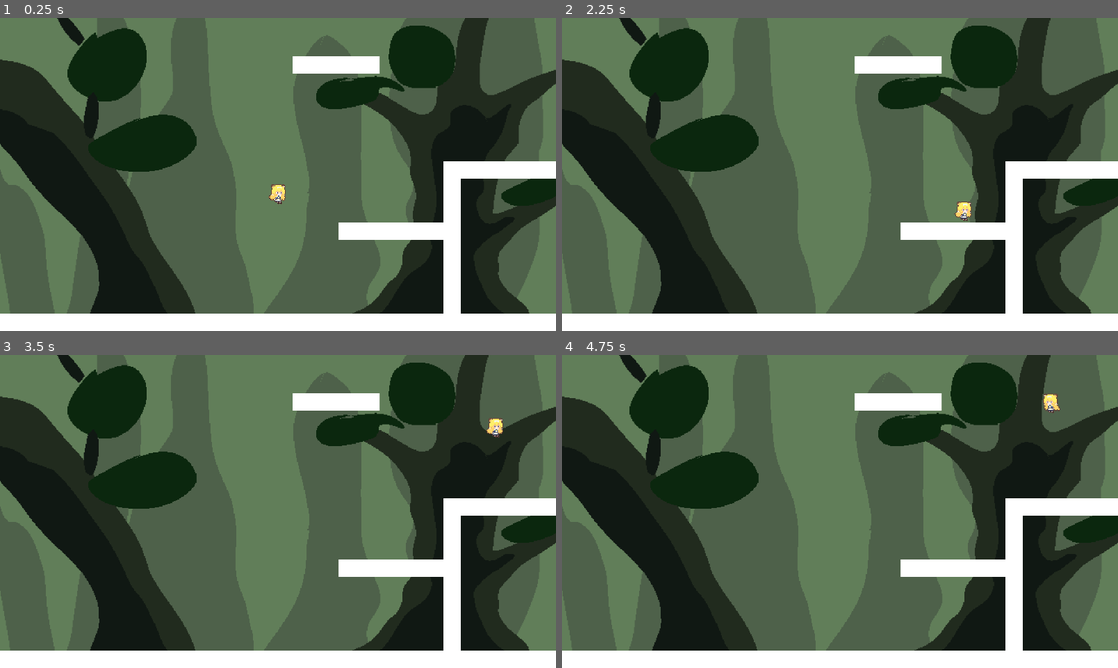
Above: before the commit, frames 1-4 (two rows, left to right).
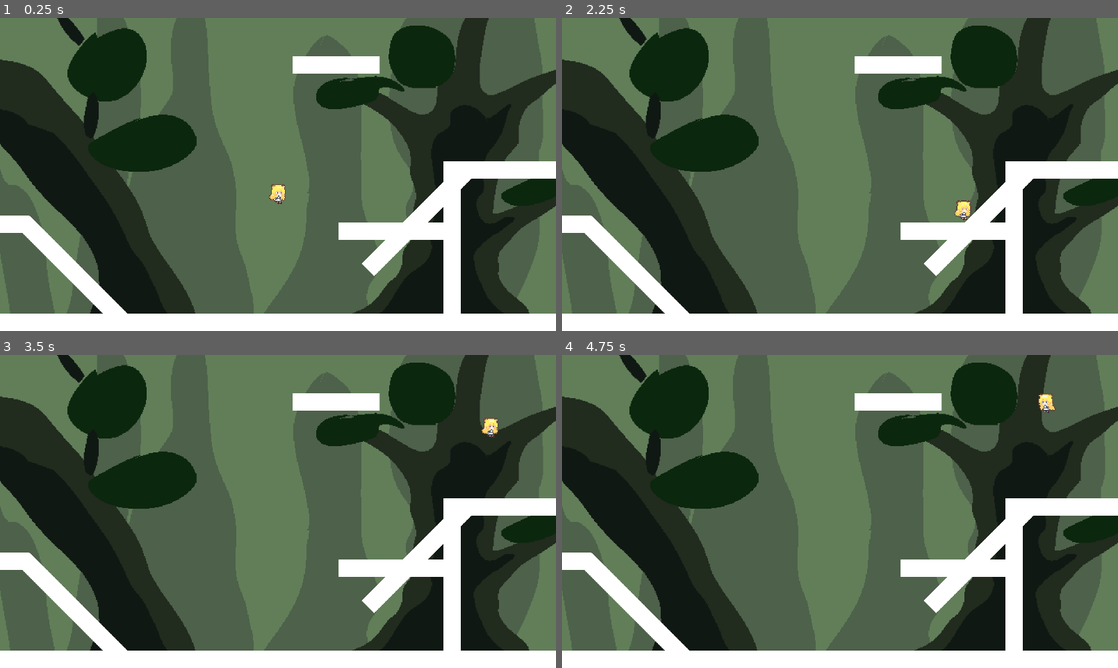
Above: after the commit, the same moments.

Repository: FluffyLuffie/JumpRegu
Game: Godot game, scene res://scenes/GameWorld.tscn
Two runs of this game, one before a commit and one after it. Both use one fixed random seed, a clock stepped at 60 frames per second and the inputs below.
Inputs:
- Up to frame 1 (0.25 s): no input
- Up to frame 2 (2.25 s): hold Space (jump) 0.53-1.28 s; hold D (right) 0.53-2.03 s; tap Enter at 1.25 s; tap Space (jump) at 1.35, 1.52, 1.82 s; hold A (left) from 2.03 s (still down); hold Space (jump) from 2.03 s (still down)
- Up to frame 3 (3.5 s): release A (left) at 2.78 s; release Space (jump) at 2.78 s; hold D (right) from 2.78 s (still down); tap Space (jump) at 2.85, 3.02, 3.32 s
- Up to frame 4 (4.75 s): hold Space (jump) 3.53-4.28 s; tap Enter at 4.25 s; release D (right) at 4.28 s; hold A (left) from 4.28 s (still down); tap Space (jump) at 4.35, 4.52 s

The runs differ from the first frame. In frame 1, 2.4% of the frame differs, in the area x 0-85%, y 51-95%; in frame 2, 2.5%; in frame 3, 2.6%, in the area x 0-91%, y 20-95%; in frame 4, 2.6%.

Commit message:
slope and ceiling detection

Diff:
--- a/scenes/Regu.tscn
+++ b/scenes/Regu.tscn
@@ -8,7 +8,7 @@
 [ext_resource path="res://soundEffects/land.wav" type="AudioStream" id=6]
 
 [sub_resource type="RectangleShape2D" id=1]
-extents = Vector2( 6, 11 )
+extents = Vector2( 4, 11 )
 
 [node name="Regu" type="KinematicBody2D"]
 script = ExtResource( 1 )
--- a/scenes/levels/Level0_0.tscn
+++ b/scenes/levels/Level0_0.tscn
@@ -1,13 +1,7 @@
-[gd_scene load_steps=10 format=2]
+[gd_scene load_steps=11 format=2]
 
 [ext_resource path="res://sprites/temp.png" type="Texture" id=1]
 [ext_resource path="res://sprites/backgrounds/0.png" type="Texture" id=2]
-
-[sub_resource type="RectangleShape2D" id=4]
-extents = Vector2( 10, 180 )
-
-[sub_resource type="RectangleShape2D" id=5]
-extents = Vector2( 10, 180 )
 
 [sub_resource type="RectangleShape2D" id=1]
 extents = Vector2( 320, 10 )
@@ -19,31 +13,21 @@
 extents = Vector2( 60, 10 )
 
 [sub_resource type="RectangleShape2D" id=7]
-extents = Vector2( 100, 10 )
+extents = Vector2( 55, 10 )
 
 [sub_resource type="RectangleShape2D" id=6]
 extents = Vector2( 50, 10 )
 
+[sub_resource type="RectangleShape2D" id=8]
+extents = Vector2( 80, 10 )
+
+[sub_resource type="RectangleShape2D" id=9]
+extents = Vector2( 80, 10 )
+
+[sub_resource type="RectangleShape2D" id=10]
+extents = Vector2( 50, 10 )
+
 [node name="Level0_0" type="Node2D"]
-
-[node name="StaticBody2D5" type="StaticBody2D" parent="."]
-position = Vector2( -330, 0 )
-__meta__ = {
-"_edit_group_": true
-}
-
-[node name="CollisionShape2D" type="CollisionShape2D" parent="StaticBody2D5"]
-shape = SubResource( 4 )
-
-[node name="StaticBody2D6" type="StaticBody2D" parent="."]
-position = Vector2( 330, 0 )
-__meta__ = {
-"_edit_group_": true
-}
-
-[node name="CollisionShape2D" type="CollisionShape2D" parent="StaticBody2D6"]
-shape = SubResource( 5 )
-disabled = true
 
 [node name="Sprite" type="Sprite" parent="."]
 texture = ExtResource( 2 )
@@ -88,13 +72,13 @@
 shape = SubResource( 3 )
 
 [node name="StaticBody2D4" type="StaticBody2D" parent="."]
-position = Vector2( 310, -5 )
+position = Vector2( 265, -5 )
 __meta__ = {
 "_edit_group_": true
 }
 
 [node name="Sprite" type="Sprite" parent="StaticBody2D4"]
-scale = Vector2( 100, 10 )
+scale = Vector2( 55, 10 )
 texture = ExtResource( 1 )
 
 [node name="CollisionShape2D" type="CollisionShape2D" parent="StaticBody2D4"]
@@ -112,3 +96,44 @@
 
 [node name="CollisionShape2D" type="CollisionShape2D" parent="StaticBody2D7"]
 shape = SubResource( 6 )
+
+[node name="StaticBody2D5" type="StaticBody2D" parent="."]
+position = Vector2( -236, 111 )
+rotation = 0.785398
+__meta__ = {
+"_edit_group_": true
+}
+
+[node name="Sprite" type="Sprite" parent="StaticBody2D5"]
+scale = Vector2( 80, 10 )
+texture = ExtResource( 1 )
+
+[node name="CollisionShape2D" type="CollisionShape2D" parent="StaticBody2D5"]
+shape = SubResource( 8 )
+
+[node name="StaticBody2D6" type="StaticBody2D" parent="."]
+position = Vector2( 160, 53 )
+rotation = -0.785398
+__meta__ = {
+"_edit_group_": true
+}
+
+[node name="Sprite" type="Sprite" parent="StaticBody2D6"]
+scale = Vector2( 80, 10 )
+texture = ExtResource( 1 )
+
+[node name="CollisionShape2D" type="CollisionShape2D" parent="StaticBody2D6"]
+shape = SubResource( 9 )
+
+[node name="StaticBody2D8" type="StaticBody2D" parent="."]
+position = Vector2( -336, 57 )
+__meta__ = {
+"_edit_group_": true
+}
+
+[node name="Sprite" type="Sprite" parent="StaticBody2D8"]
+scale = Vector2( 50, 10 )
+texture = ExtResource( 1 )
+
+[node name="CollisionShape2D" type="CollisionShape2D" parent="StaticBody2D8"]
+shape = SubResource( 10 )
--- a/scenes/levels/Level0_1.tscn
+++ b/scenes/levels/Level0_1.tscn
@@ -21,7 +21,7 @@
 [node name="Foreground" type="Sprite" parent="."]
 
 [node name="StaticBody2D" type="StaticBody2D" parent="."]
-position = Vector2( 213, 130 )
+position = Vector2( 220, 130 )
 __meta__ = {
 "_edit_group_": true
 }
@@ -34,7 +34,7 @@
 shape = SubResource( 1 )
 
 [node name="StaticBody2D2" type="StaticBody2D" parent="."]
-position = Vector2( -258, 52 )
+position = Vector2( -260, 50 )
 __meta__ = {
 "_edit_group_": true
 }
--- a/scripts/GameStates.gd
+++ b/scripts/GameStates.gd
@@ -17,7 +17,7 @@
 	game_vp = get_node("/root/GameWorld/ViewportContainer/Viewport")
 	current_level = get_node("/root/GameWorld/ViewportContainer/Viewport/Level0_0")
 
-func load_level(delta_x:int, delta_y:int):
+func load_level(delta_x:int, delta_y:int) -> bool:
 	var next_level_x:int = level_x + delta_x
 	var next_level_y:int = level_y + delta_y
 	var next_level_path = "res://scenes/levels/Level" + str(next_level_x) + "_" + str(next_level_y) + ".tscn"
@@ -30,3 +30,5 @@
 		current_level = load(next_level_path).instance()
 		game_vp.add_child(current_level)
 		game_vp.move_child(current_level, 1)
+		return true
+	return false
--- a/scripts/Regu.gd
+++ b/scripts/Regu.gd
@@ -18,6 +18,7 @@
 var velocity:Vector2 = Vector2()
 var jump_charging:bool = false
 var jump_charge:int = 0
+var sliding:bool = false
 
 var state = State.idle
 var animation_timer:float = 0.0
@@ -34,57 +35,73 @@
 	if Input.is_action_just_pressed("jump"):
 			jump_charging = true
 
+	sliding = false
 	if is_on_floor():
-		#if falling fast, splat
-		if state == State.fall or state == State.stun:
-			if velocity.y >= terminal_velocity:
-				soundSplat.play()
-				state = State.splat
+		#if on flat ground
+		if get_floor_normal().x == 0.0:
+			#if falling fast, splat
+			if state == State.fall or state == State.stun:
+				if velocity.y >= terminal_velocity:
+					soundSplat.play()
+					state = State.splat
+				else:
+					soundLand.play()
+
+			velocity = Vector2()
+			if jump_charging and Input.is_action_pressed("jump"):
+				if jump_charge < max_jump_charge:
+					jump_charge += 1
+					state = State.charge
 			else:
-				soundLand.play()
+				if jump_charging and Input.is_action_just_released("jump"):
+					soundJump.play()
+					velocity.y = -((float(jump_charge) / max_jump_charge) * (max_jump_speed - min_jump_speed) + min_jump_speed)
+					state = State.rise
+					if Input.is_action_pressed("right"):
+						velocity.x = jump_speed
+					if Input.is_action_pressed("left"):
+						velocity.x -= jump_speed
+				else:
+					if Input.is_action_just_pressed("left") or Input.is_action_just_pressed("right"):
+						animation_timer = 0.0
 
-		velocity = Vector2()
-		if jump_charging and Input.is_action_pressed("jump"):
-			if jump_charge < max_jump_charge:
-				jump_charge += 1
-				state = State.charge
+					if Input.is_action_pressed("right"):
+						velocity.x = walk_speed
+					if Input.is_action_just_pressed("left"):
+						velocity.x -= walk_speed
+
+					if velocity.x != 0.0:
+						state = State.walk
+					elif state != State.splat:
+						state = State.idle
+			if velocity.x > 0.0:
+				sprite.flip_h = false
+			elif velocity.x < 0.0:
+				sprite.flip_h = true
+		#if on slope
 		else:
-			if jump_charging and Input.is_action_just_released("jump"):
-				soundJump.play()
-				velocity.y = -((float(jump_charge) / max_jump_charge) * (max_jump_speed - min_jump_speed) + min_jump_speed)
-				state = State.rise
-				if Input.is_action_pressed("right"):
-					velocity.x = jump_speed
-				if Input.is_action_pressed("left"):
-					velocity.x -= jump_speed
+			sliding = true
+			state = State.stun
+			velocity.y = min(velocity.y + GameStates.gravity * delta / 2.0, terminal_velocity / 2.0)
+			#if slide right
+			if get_floor_normal().x > 0.0:
+				velocity.x = min(velocity.x + GameStates.gravity * delta / 2.0, terminal_velocity / 2.0)
 			else:
-				if Input.is_action_just_pressed("left") or Input.is_action_just_pressed("right"):
-					animation_timer = 0.0
+				velocity.x = max(velocity.x - GameStates.gravity * delta / 2.0, -terminal_velocity / 2.0)
 
-				if Input.is_action_pressed("right"):
-					velocity.x = walk_speed
-				if Input.is_action_pressed("left"):
-					velocity.x -= walk_speed
-
-				if velocity.x != 0.0:
-					state = State.walk
-				elif state != State.splat:
-					state = State.idle
-		if velocity.x > 0.0:
-			sprite.flip_h = false
-		elif velocity.x < 0.0:
-			sprite.flip_h = true
 	else:
 		jump_charge = 0
-
-		if is_on_ceiling():
-			soundBump.play()
-			velocity.y = -velocity.y / 2.0
 
 		if is_on_wall() and velocity.x != 0.0:
 			soundBump.play()
 			state = State.stun
 			velocity.x = -velocity.x / 2.0
+		elif is_on_ceiling() and velocity.y < 0.0:
+			soundBump.play()
+			velocity.y = -velocity.y / 2.0
+			var col = get_last_slide_collision()
+			if col.normal.x != 0.0:
+				velocity.x = velocity.x / 2.0
 
 		if state != State.stun:
 			if velocity.y < 0.0:
@@ -92,23 +109,36 @@
 			else:
 				state = State.fall
 
-	velocity.y += GameStates.gravity * delta
-	if velocity.y > terminal_velocity:
-		velocity.y = terminal_velocity
+	if !sliding:
+		velocity.y += GameStates.gravity * delta
+	velocity.y = min(velocity.y, terminal_velocity)
 
 # warning-ignore:return_value_discarded
 	move_and_slide(velocity, Vector2.UP)
 
+	var valid_x = true
 	if position.x < -GameStates.level_width / 2.0:
-		position.x += GameStates.level_width
-		GameStates.load_level(-1, 0)
+		if GameStates.load_level(-1, 0):
+			position.x += GameStates.level_width
+		else:
+			valid_x = false
 	if position.x > GameStates.level_width / 2.0:
-		position.x -= GameStates.level_width
-		GameStates.load_level(1, 0)
+		if GameStates.load_level(1, 0):
+			position.x -= GameStates.level_width
+		else:
+			valid_x = false
+	if !valid_x:
+		position.x = clamp(position.x, -GameStates.level_width / 2.0, GameStates.level_width / 2.0)
+		if velocity.x != 0.0:
+			soundBump.play()
+			state = State.stun
+			velocity.x = -velocity.x / 2.0
 
 	if position.y < -GameStates.level_height / 2.0:
 		position.y += GameStates.level_height
+# warning-ignore:return_value_discarded
 		GameStates.load_level(0, 1)
 	if position.y > GameStates.level_height / 2.0:
 		position.y -= GameStates.level_height
+# warning-ignore:return_value_discarded
 		GameStates.load_level(0, -1)
